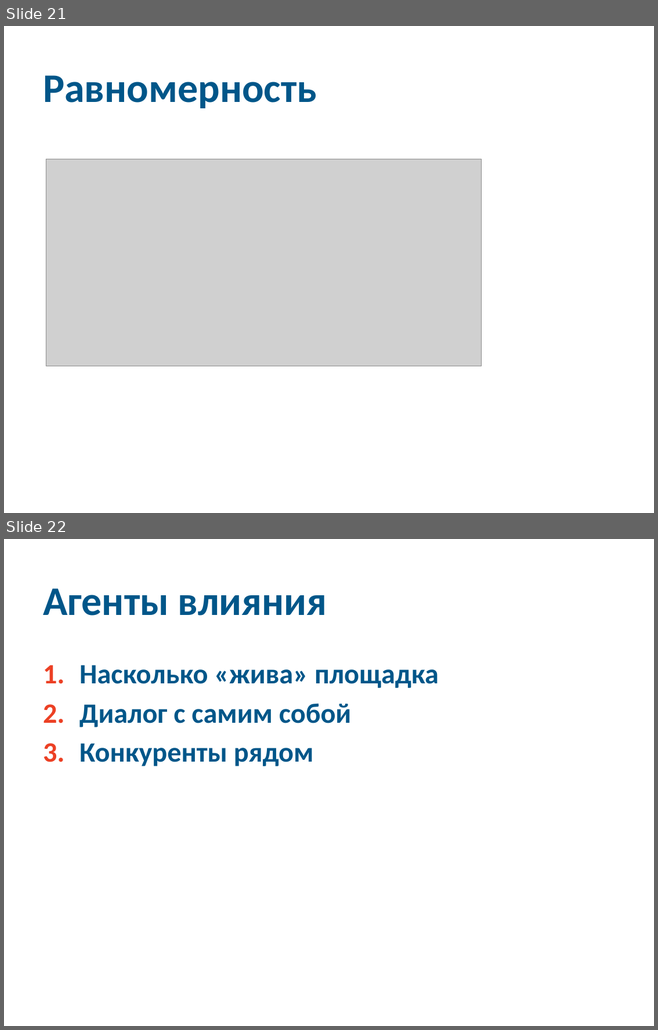
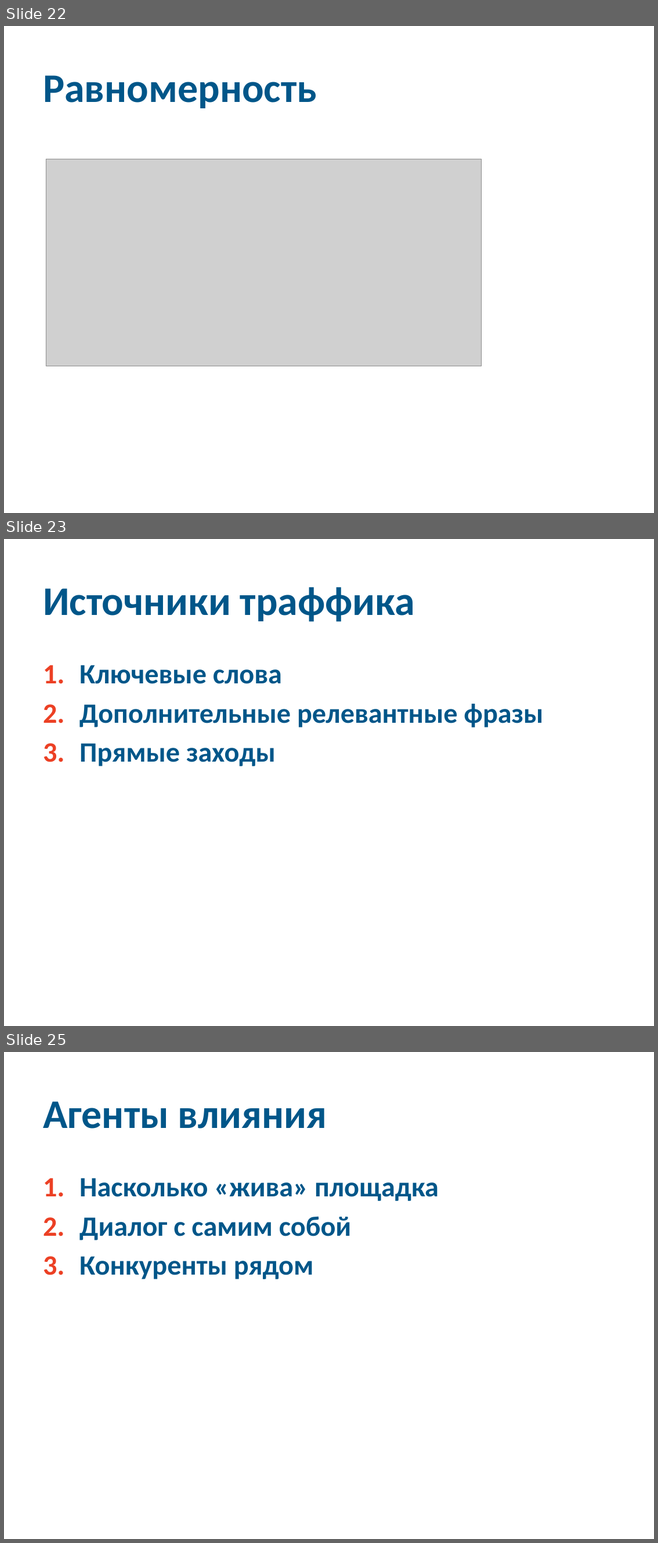
Before and after one commit to 2naive/2naive.github.io, a slide deck: ireklama.pptx. Shown one above the other, each under a label of ours: slides 21 and 22 before the commit, slides 22, 23 and 25 after it; the slides between them are not shown. The pictures are 658x1030 and 658x1543 pixels, drawn with LibreOffice and Linux fonts; fonts in the diff are those of the drawing; grey boxes stand for pictures. Boxes give left, top, right and bottom in pixels: in the first picture for what was removed or moved away, otherwise in the second. Text is boxed around its words. In the diff, an @@ line names an element or a change of style, - is before the commit and + after.

```diff
--- a/ireklama.pptx
+++ b/ireklama.pptx
@@ slide 23 added at (x1=4, y1=539, x2=654, y2=1026), background #FFFFFF @@
@@ title added at (x1=43, y1=587, x2=415, y2=622), 45 pt, text #005689, bold @@
+Источники траффика
@@ text added at (x1=79, y1=665, x2=543, y2=766), 31 pt, text #005689, bold @@
+1. Ключевые слова
+2. Дополнительные релевантные фразы
+3. Прямые заходы
@@ what was slide 21 is now slide 22 @@
@@ what was slide 22 is now slide 25 @@
```
Also in this commit, not shown: 4 slides changed, 2 other slides added, 1 other file.
